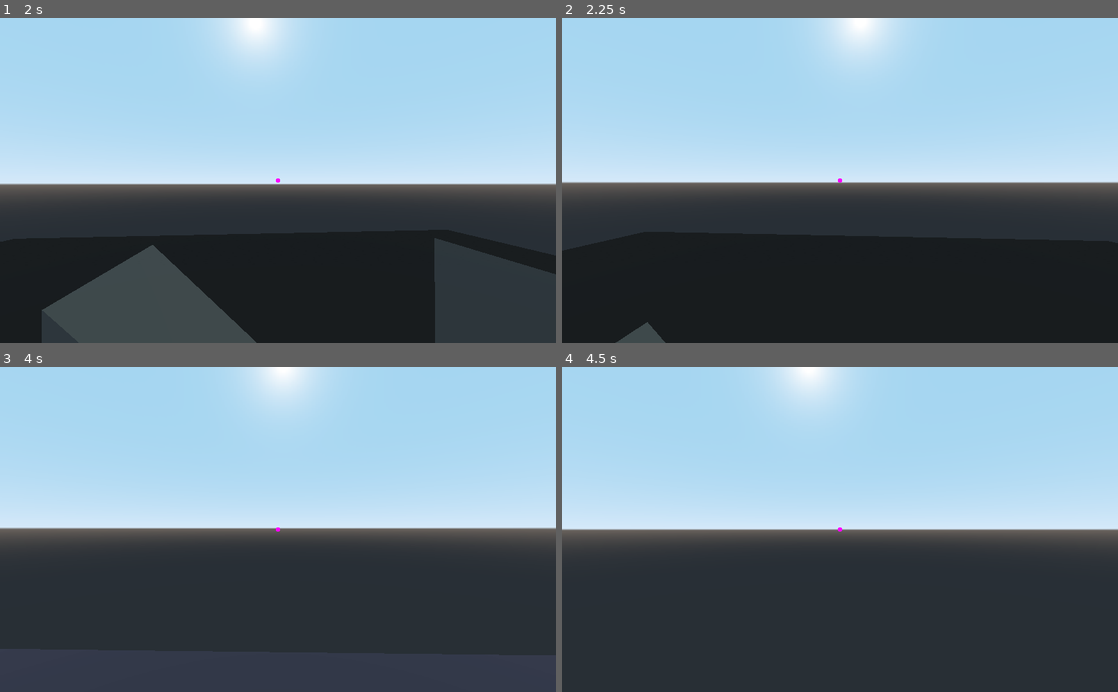
Above: before the commit, frames 1-4 (two rows, left to right).
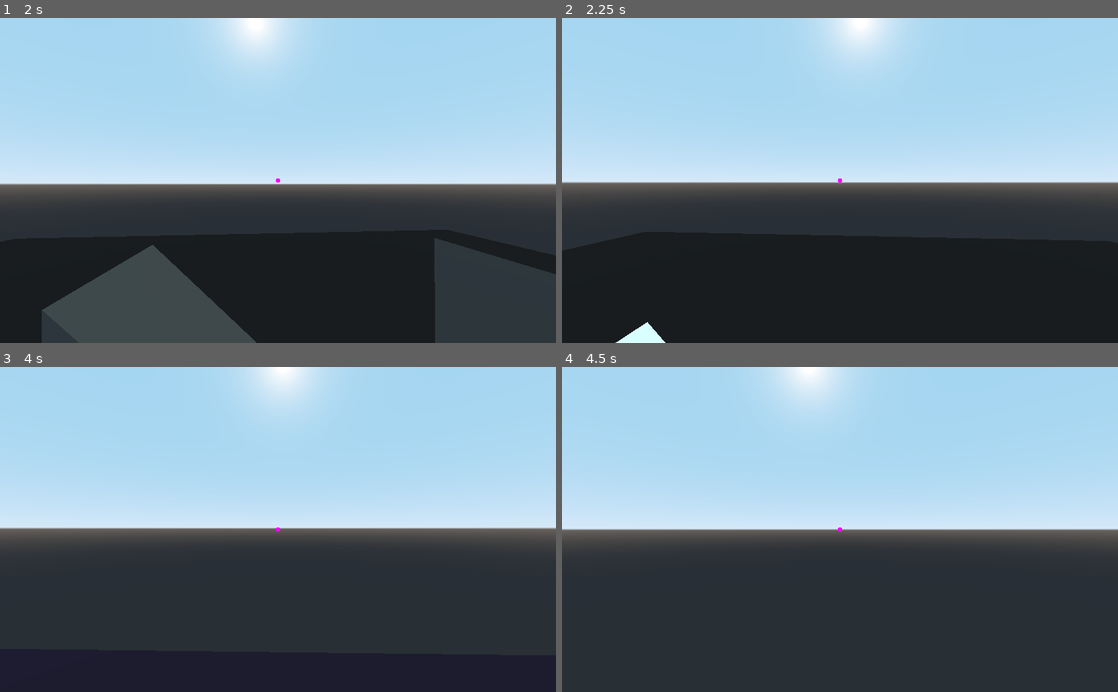
Above: after the commit, the same moments.

Repository: lpszeto/Ramp_Rush
Game: Godot game, scene res://Menu.tscn
Same seed, same stepped clock (60 frames per second), same inputs: the game is played once before the commit and once after it.
Inputs (mouse positions are in pixels of both pictures, inside the frame that each line leads up to):
- Up to frame 1 (2 s): click "Play!" at 0.5 s; tap Enter (ui_accept) at 1.25, 1.52 s; move the mouse to (305, 180) at 1.27 s; hold W (forward) from 1.28 s (still down); click (305, 180) at 1.35 s
- Up to frame 2 (2.25 s): keep holding W (forward); move the mouse to (812, 180) at 2.02 s; click (812, 180) at 2.1 s
- Up to frame 3 (4 s): keep holding W (forward); tap Enter (ui_accept) at 2.27, 3.5, 3.77 s; move the mouse to (289, 523) at 2.77 s; click (289, 523) at 2.85 s; move the mouse to (272, 536) at 3.52 s; click (272, 536) at 3.6 s
- Up to frame 4 (4.5 s): keep holding W (forward); move the mouse to (878, 532) at 4.27 s; click (878, 532) at 4.35 s

Frame 1 is identical in both runs. In frame 2, 0.3% of the frame differs, in the area x 9-19%, y 93-100%; in frame 3, 12%, in the area x 0-100%, y 86-100%; in frame 4, nothing differs.

Commit message:
limited blocks fixed

Diff:
--- a/Ramp Rush/Camera.gd
+++ b/Ramp Rush/Camera.gd
@@ -4,6 +4,7 @@
 export var SENSITIVITY = 0.2
 
 signal selecting
+signal deselecting
 
 export var maxActiveBlocks = 3
 var numActive = 0
@@ -37,8 +38,11 @@
 	velocity = move_and_slide(velocity, Vector3.UP)
 
 	if Input.is_action_just_pressed("select"):
-		if numActive >= maxActiveBlocks:
+		if numActive < maxActiveBlocks:
+			print("here")
 			emit_signal("selecting")
+		else:
+			emit_signal("deselecting")
 
 	if Input.is_action_pressed("ui_cancel"):
 		get_tree().quit()
@@ -52,6 +56,8 @@
 
 func _added_Block():
 	numActive += 1
+	print("added: " + str(numActive) + "-" + str(maxActiveBlocks))
 
 func _deleted_Block():
 	numActive -= 1
+	print("deleted: " + str(numActive) + "-" + str(maxActiveBlocks))
--- a/Ramp Rush/Main.gd
+++ b/Ramp Rush/Main.gd
@@ -9,6 +9,7 @@
 	#print(str(blocks))
 	for x in blocks:
 		$Camera.connect("selecting", x, "_on_Camera_selecting")
+		$Camera.connect("deselecting", x, "_on_Camera_deselecting")
 		x.connect("addedBlock", $Camera, "_added_Block")
 		x.connect("deletedBlock", $Camera, "_deleted_Block")
 
--- a/Ramp Rush/Ramp.gd
+++ b/Ramp Rush/Ramp.gd
@@ -55,4 +55,11 @@
 
 func _on_Camera_selecting():
 	if selected:
+		print("sel")
 		toggleUse()
+
+func _on_Camera_deselecting():
+	if selected:
+		if inUse:
+			print("desel")
+			toggleUse()
